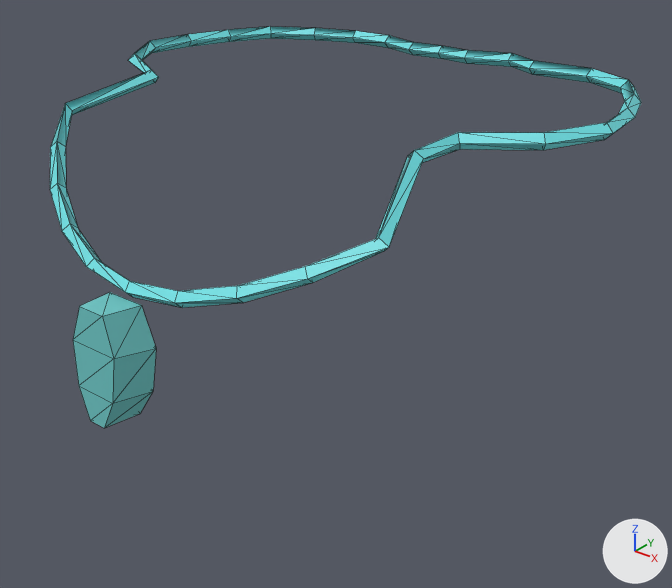
The glTF model assets/giant/parts/Armour_quarry_heart_stone.glb: old version first, new version second.
Before and after are seen from a 50 mm camera at (0.476, -0.608, 3.379) aimed at (0.044, -0.067, 3.044). Arrows for +X, +Y and +Z are at lower right; the lights stay in place. The older version comes first. Mesh edges are drawn as thin lines. Vertices at exactly the same position are counted once.

The first picture shows 'Armour_quarry_heart_stone'.
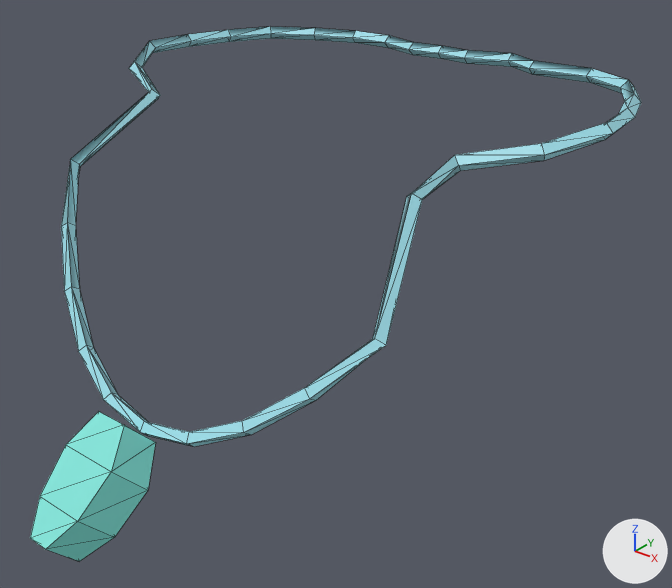
What differs and where, as boxes [x1, y1, x2, y2] in the pictures (672 x 588 px; the box of a moved part takes in the faces that stretch with it):
```json
{"object": "Armour_quarry_heart_stone", "change": "reshaped, recoloured", "before": [50, 27, 641, 428], "after": [30, 27, 641, 561], "on screen": "33% taller"}
{"part": 1, "of": "me_armour_quarry_heart_stone", "change": "moved or reshaped", "before": [50, 41, 613, 428], "after": [30, 41, 613, 561]}
{"part": 2, "of": "me_armour_quarry_heart_stone", "change": "recoloured", "before": [50, 27, 641, 428], "after": [30, 27, 641, 561]}
```

Scene script edits in JSON lines:
```json
{"block": "me_armour_quarry_heart_stone", "where": "# used by ob_armour_quarry_heart_stone; location = (0.0, 0.0, 0.0)"}
{"op": "remove", "block": "me_armour_quarry_heart_stone", "code": "me_armour_quarry_heart_stone.from_pydata(...)  # 144 vertices, 284 faces; spans x -0.238..0.238, y -0.282..0.163, z 3.008..3.208"}
{"op": "add", "block": "me_armour_quarry_heart_stone", "code": "me_armour_quarry_heart_stone.from_pydata(...)  # 144 vertices, 284 faces; spans x -0.238..0.238, y -0.342..0.163, z 2.919..3.208"}
{"block": "me_armour_quarry_heart_stone", "change": "me_armour_quarry_heart_stone part 1: 76 of 144 vertices moved; they spanned x -0.211..0.211, y -0.282..-0.044, z 3.008..3.206 and now span x -0.211..0.211, y -0.342..-0.044, z 2.919..3.198; mean shift (0.0, -0.007, -0.07); largest move (-0.001, -0.24, 3.106) -> (-0.001, -0.24, 2.99)"}
{"block": "me_armour_quarry_heart_stone", "change": "me_armour_quarry_heart_stone part 2: 284 faces centred in x -0.234..0.234, y -0.281..0.16, z 3.009..3.206 are repainted in the vertex colours; the middle colour goes from cyan #6ee0e4 to cyan #9edeea"}
```
